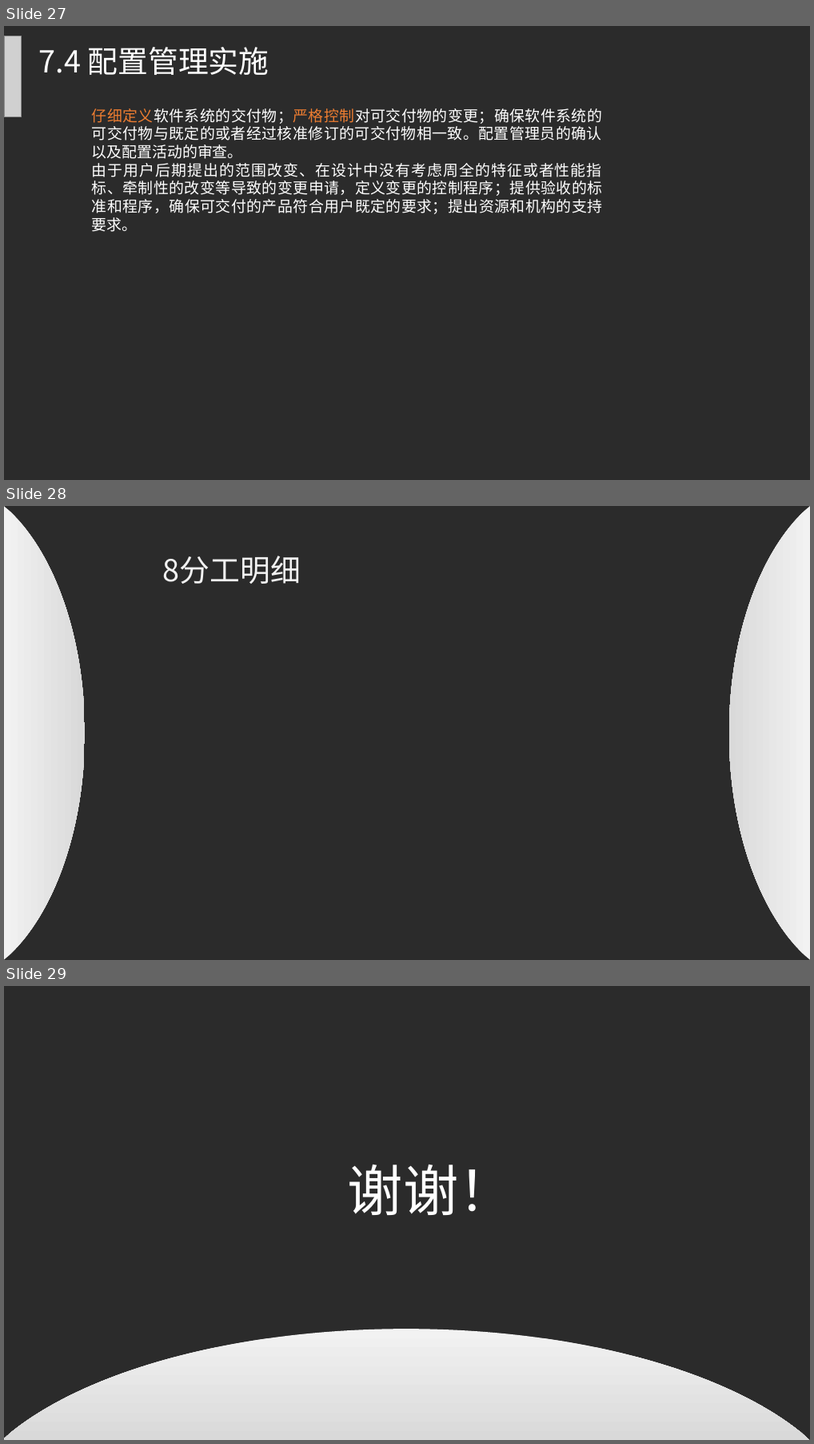
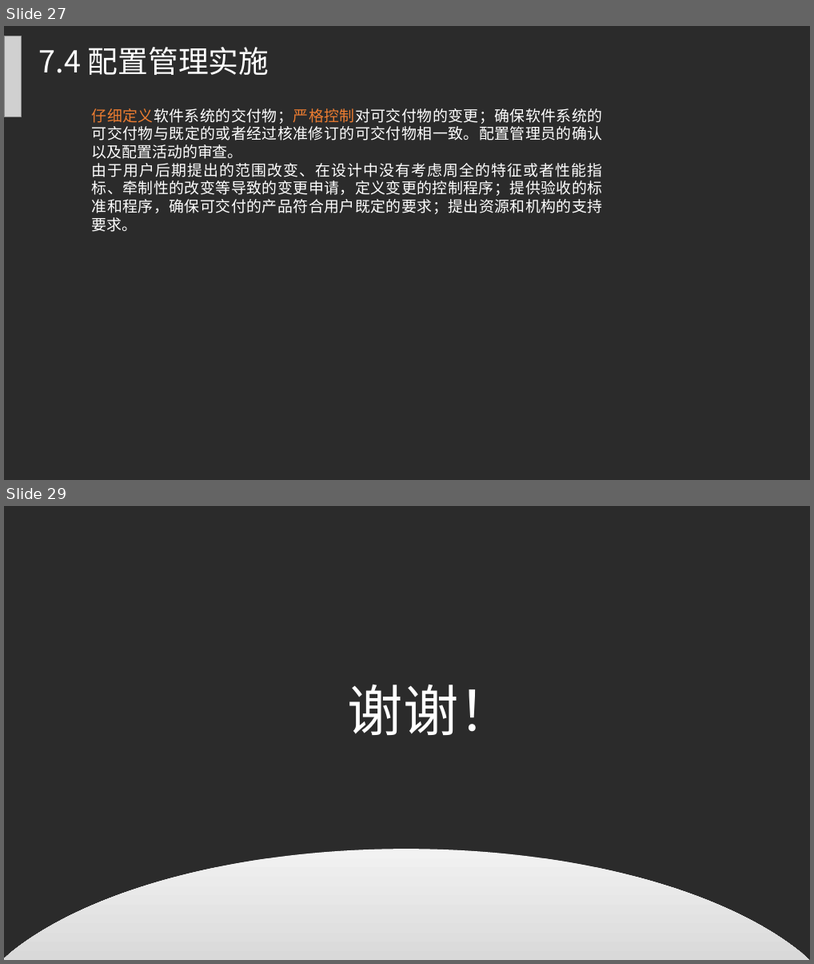
Before and after one commit to PRD2017-G07/G07-teamwork, a slide deck: 0PPT/需求工程计划评审.ppt. Shown one above the other, each under a label of ours: slides 27, 28 and 29 before the commit, slides 27 and 29 after it; the slides between them are not shown. The pictures are 814x1444 and 814x964 pixels, drawn with LibreOffice and Linux fonts; fonts in the diff are those of the drawing; grey boxes stand for pictures; background and template pictures are left out; a plain dark background stands for a picture behind light text. Boxes give left, top, right and bottom in pixels: in the first picture for what was removed or moved away, otherwise in the second. Text is boxed around its words. In the diff, an @@ line names an element or a change of style, - is before the commit and + after.

```diff
--- a/0PPT/需求工程计划评审.ppt
+++ b/0PPT/需求工程计划评审.ppt
@@ slide 28 removed at (x1=4, y1=506, x2=810, y2=960), background picture (left out) @@
@@ freeform shape removed at (x1=4, y1=506, x2=85, y2=959) @@
@@ freeform shape removed at (x1=730, y1=506, x2=810, y2=959) @@
@@ text removed at (x1=163, y1=556, x2=301, y2=584) @@
-8分工明细
```
Also in this commit, not shown: 4 slides changed, 1 slide added, 1 other file.
